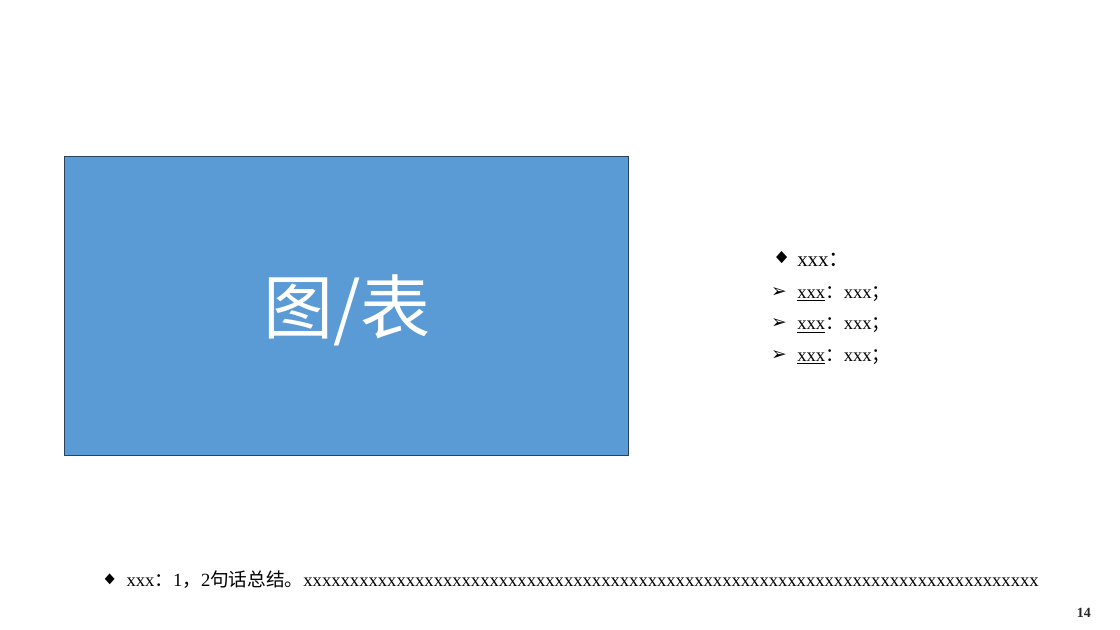
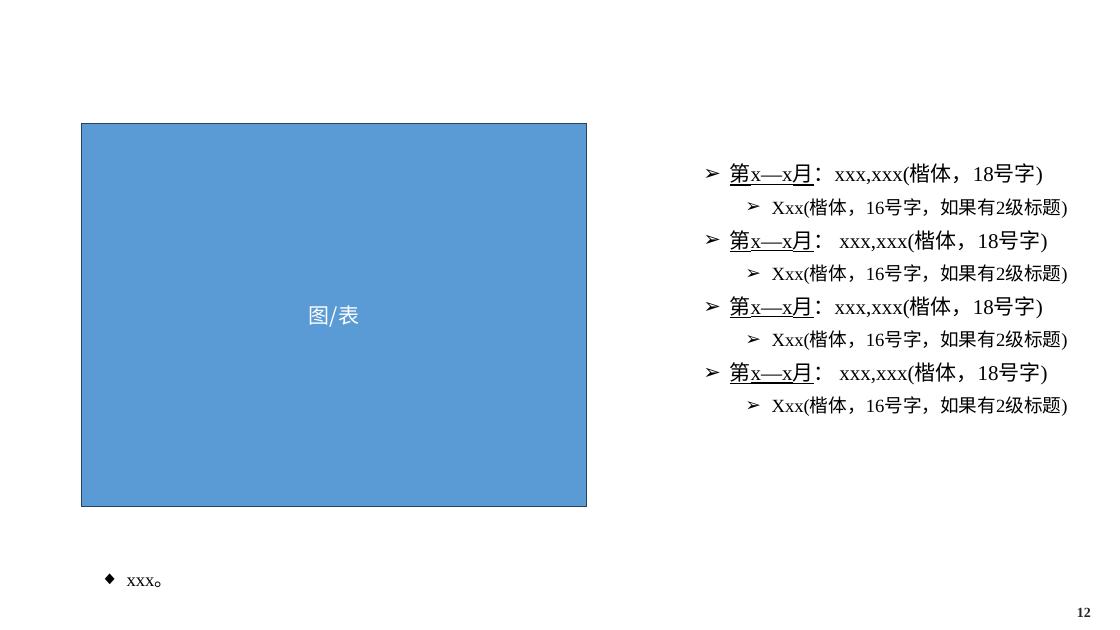
Before and after one commit to jingge815/my-claude-skills, a slide deck: slide 12 of proposalword2ppt/assets/template.pptx (slide 14 before the commit). Drawn at 1120x630 pixels with LibreOffice and Linux fonts; fonts in the diff are those of the drawing; background and template pictures are left out. Boxes give left, top, right and bottom in pixels: in the first picture for what was removed or moved away, otherwise in the second. Text is boxed around its words. In the diff, an @@ line names an element or a change of style, - is before the commit and + after.

```diff
--- a/proposalword2ppt/assets/template.pptx
+++ b/proposalword2ppt/assets/template.pptx
@@ rectangle "图/表": place and size @@
-rectangle "图/表" at [65,156,629,455]
+rectangle "图/表" at [82,124,586,506]
@@ rectangle "图/表" at [82,124,586,506]: size 60 to 18 pt @@
@@ text at [730,163,1068,416]: text changed; size 16 to 18 pt @@
-◆ xxx：
-➢ xxx：xxx；
-➢ xxx：xxx；
-➢ xxx：xxx；
+➢ 第x—x月：xxx,xxx(楷体，18号字)
+  ➢ Xxx(楷体，16号字，如果有2级标题)
+➢ 第x—x月： xxx,xxx(楷体，18号字)
+  ➢ Xxx(楷体，16号字，如果有2级标题)
+➢ 第x—x月：xxx,xxx(楷体，18号字)
+  ➢ Xxx(楷体，16号字，如果有2级标题)
+➢ 第x—x月： xxx,xxx(楷体，18号字)
+  ➢ Xxx(楷体，16号字，如果有2级标题)
@@ text at [127,577,174,587]: text changed @@
-◆ xxx：1，2句话总结。xxxxxxxxxxxxxxxxxxxxxxxxxxxxxxxxxxxxxxxxxxxxxxxxxxxxxxxxxxxxxxxxxxxxxxxxxxxxxxx
+◆ xxx。
@@ page number at [1077,607,1091,617]: text changed @@
-14
+12
```
Also in this commit, not shown: 4 other slides changed, 9 slides added, 11 slides removed, 14 other files.
